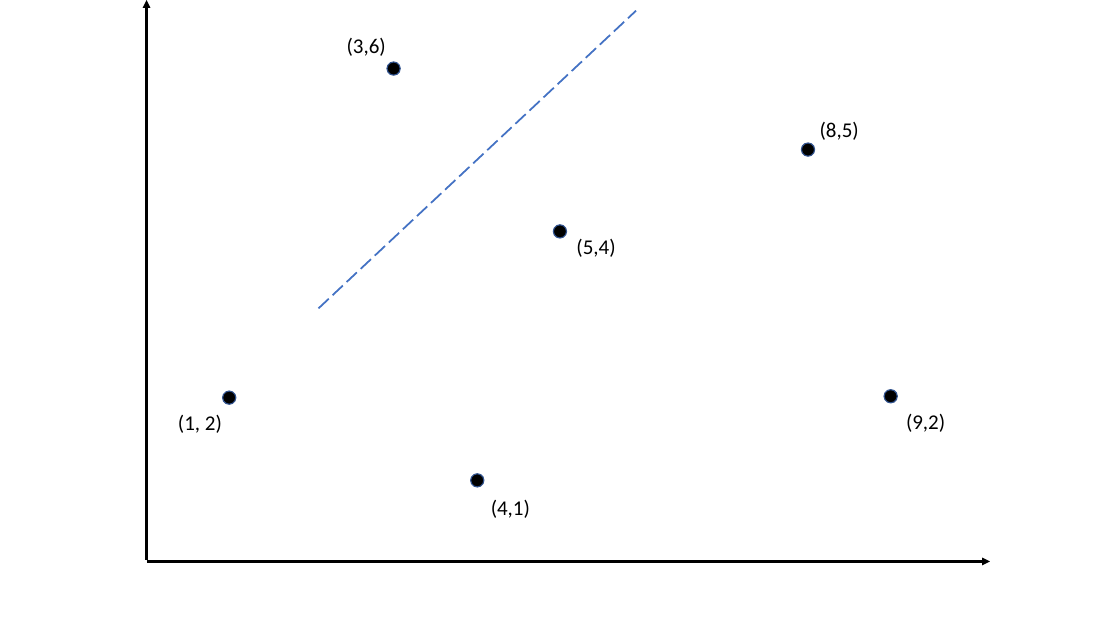
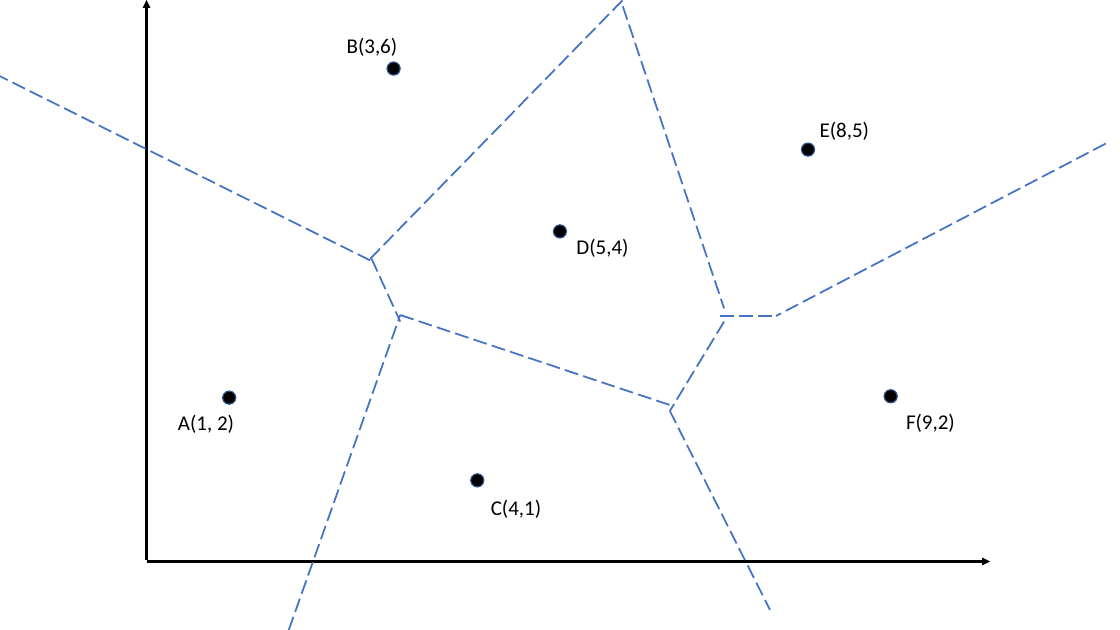
Before and after one commit to atrinh1996/CS163Fall2022, a slide deck: slide 4 of HW/HW4/images/hw4.pptx (slide 3 before the commit). Drawn at 1120x630 pixels with LibreOffice and Linux fonts; fonts in the diff are those of the drawing. Boxes give left, top, right and bottom in pixels: in the first picture for what was removed or moved away, otherwise in the second. Text is boxed around its words. In the diff, an @@ line names an element or a change of style, - is before the commit and + after.

```diff
--- a/HW/HW4/images/hw4.pptx
+++ b/HW/HW4/images/hw4.pptx
@@ line moved from (318, 308) - (636, 11) to (371, 259) - (623, 0) @@
@@ line added from (623, 7) to (724, 308), #4472C4 1.5 pt dashed @@
@@ text at box(347, 38, 398, 56): text changed @@
-(3,6)
+B(3,6)
@@ line added from (371, 260) to (0, 69), #4472C4 1.5 pt dashed @@
@@ line added from (1106, 144) to (776, 316), #4472C4 1.5 pt dashed @@
@@ text at box(820, 122, 869, 140): text changed @@
-(8,5)
+E(8,5)
@@ text at box(576, 239, 628, 257): text changed @@
-(5,4)
+D(5,4)
@@ line added from (371, 259) to (401, 322), #4472C4 1.5 pt dashed @@
@@ line added from (289, 630) to (401, 315), #4472C4 1.5 pt dashed @@
@@ line added from (401, 315) to (670, 405), #4472C4 1.5 pt dashed @@
@@ line added from (724, 322) to (670, 411), #4472C4 1.5 pt dashed @@
@@ line added from (720, 317) to (776, 317), #4472C4 1.5 pt dashed @@
@@ text at box(178, 415, 234, 433): text changed @@
-(1, 2)
+A(1, 2)
@@ line added from (670, 411) to (770, 610), #4472C4 1.5 pt dashed @@
@@ text at box(906, 414, 955, 432): text changed @@
-(9,2)
+F(9,2)
@@ text at box(491, 500, 541, 518): text changed @@
-(4,1)
+C(4,1)
```
Also in this commit, not shown: 3 other slides changed, 8 slides added, 20 other files.
